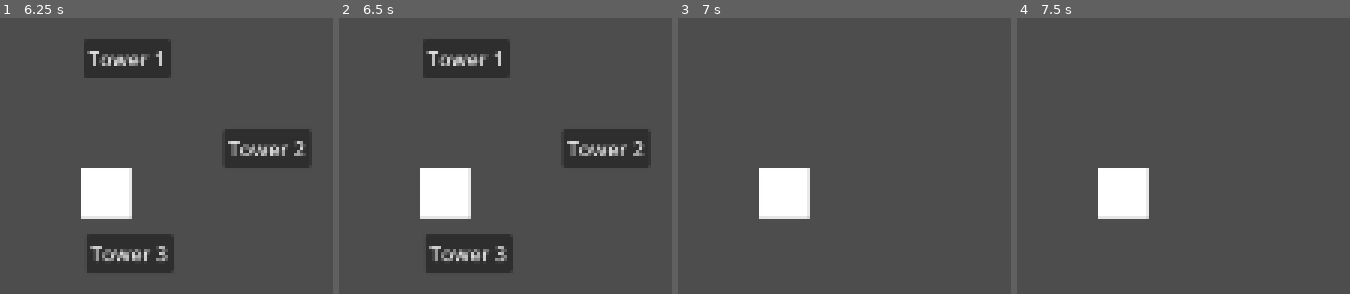
Above: before the commit, frames 1-4 (left to right).
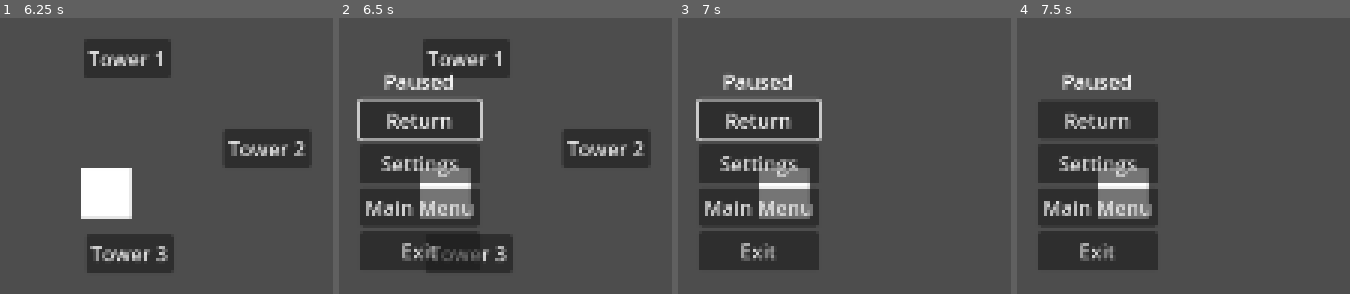
Above: after the commit, the same moments.

Repository: OmegaGiven/GAMEJAM15
Game: Godot game, scene res://scenes/Tutorial/Tutorial.tscn
Two runs of this game, one before a commit and one after it. Both use one fixed random seed, a clock stepped at 60 frames per second and the inputs below. This scene is started directly instead of the project's main scene.
Inputs (mouse positions are in pixels of both pictures, inside the frame that each line leads up to):
- Up to frame 1 (6.25 s): tap Enter (ui_accept) at 0.5, 0.77, 1.25, 1.52, 2, 5, 5.27, 5.75, 6.02 s; move the mouse to (outside the picture) at 0.52 s; hold Right (ui_right) 0.53-1.28 s; tap Ctrl at 0.6 s; click (outside the picture) at 0.67 s; move the mouse to (outside the picture) at 1.27 s; hold Down (ui_down) 1.28-2.03 s; tap Space at 1.35 s; move the mouse to (outside the picture) at 2.02 s; hold Right (ui_right) 2.03-2.75 s; tap R at 2.1 s; click "Tower 1" at 2.75 s; click "Tower 2" at 3.5 s; click "Tower 3" at 4.25 s; move the mouse to (outside the picture) at 5.02 s; hold Up (ui_up) 5.03-5.78 s; tap E at 5.1 s; click (outside the picture) at 5.17 s; move the mouse to (outside the picture) at 5.77 s; hold Left (ui_left) from 5.78 s (still down); tap Z at 5.85 s
- Up to frame 2 (6.5 s): keep holding Left (ui_left); tap Escape (ui_cancel) at 6.4 s
- Up to frame 3 (7 s): keep holding Left (ui_left); move the mouse to (outside the picture) at 6.52 s; tap R at 6.6 s
- Up to frame 4 (7.5 s): move the mouse to (1216, 167) at 7.27 s; release Left (ui_left) at 7.28 s; hold Down (ui_down) from 7.28 s (still down); tap E at 7.35 s; click (1216, 167) at 7.42 s

Frame 1 is identical in both runs. In frame 2, 19% of the frame differs, in the area x 5-44%, y 20-92%; in frame 3, 20%; in frame 4, 19%.

Commit message:
finally can revert back to main menu from match or tutorial scene

Diff:
--- a/global scripts/GamePaths.gd
+++ b/global scripts/GamePaths.gd
@@ -4,6 +4,7 @@
 #LEVELS
 @export var arcade_match 	= "res://scenes/Arcade Level/Arcade Match.tscn"
 @export var tutorial_level	= "res://scenes/Tutorial/Tutorial.tscn"
+@export var main_menu 		= "res://scenes/Menu Scenes/MainMenu.tscn"
 
 
 #OBJECTS
@@ -12,4 +13,4 @@
 
 
 #UI
-@export var BuildMenu 		= "res://scenes/BuildMenu.tscn"
+@export var BuildMenu 		= "res://scenes/ui_elements/BuildMenu.tscn"
--- a/global scripts/MultiplayerControls.gd
+++ b/global scripts/MultiplayerControls.gd
@@ -242,7 +242,7 @@
 		right_button_action_event = InputEventJoypadButton.new()
 		right_button_action_event.device = player_index
 		right_button_action_event.button_index = JOY_BUTTON_B
-		InputMap.action_add_event("ui_cancel", right_button_action_event)
+		#InputMap.action_add_event("ui_cancel", right_button_action_event)
 		InputMap.action_add_event(right_button_action, right_button_action_event)
 
 		var bottom_button_action: String
@@ -282,6 +282,7 @@
 		menu_action_event.device = player_index
 		menu_action_event.button_index = JOY_BUTTON_START
 		InputMap.action_add_event(menu_action, menu_action_event)
+		InputMap.action_add_event("ui_cancel", menu_action_event)
 
 		var back_action: String
 		var back_action_event: InputEventJoypadButton
--- a/global scripts/SplitScreenFunctionality.gd
+++ b/global scripts/SplitScreenFunctionality.gd
@@ -1,36 +1,43 @@
 extends Node
 
-var player_characters := {}
+@onready var player_characters := {}
 @onready var scene_splitscreen = HBoxContainer.new()
+
 
 func add_splitscreen_to_scene():
 	for player in MultiplayerControls.players:
 		# replace this scene with needed scene for split screen
 		if player not in get_tree().get_first_node_in_group("LEVELS").get_children(): #  $HBoxContainer/SubViewportContainer/SubViewport/Level
 			get_tree().get_first_node_in_group("LEVELS").add_child(player) # puts player in level $HBoxContainer/SubViewportContainer/SubViewport/Level
-			print("Initalizing splitscreen for player {n}".format({"n": player.device_num}))
-			var player_viewport_container = SubViewportContainer.new()
-			scene_splitscreen.add_child(player_viewport_container)
-			var player_viewport = SubViewport.new()# create new viewport for player
-			player_viewport_container.add_child(player_viewport)
-			var player_camera = Camera2D.new()# create new camera to go in viewport
-			player_viewport.add_child(player_camera)
-			player_viewport.world_2d = get_tree().get_first_node_in_group("GAME_VIEWPORT").world_2d # $HBoxContainer/SubViewportContainer/SubViewport
-			player_characters[player.device_num]={
-								"container" = player_viewport_container,
-								"viewport" = player_viewport,#put dynamically created viewport here
-								"camera" = player_camera,#put dynamic camera here
-								"player" = player,
-							}
+			print("Placing Player in scene: {n}".format({"n": player.device_num}))
+			if player_characters.get(player.device_num) == null:
+				print("Creating splitscreen for palyer")
+				var player_viewport_container = SubViewportContainer.new()
+				scene_splitscreen.add_child(player_viewport_container)
+				var player_viewport = SubViewport.new()# create new viewport for player
+				player_viewport_container.add_child(player_viewport)
+				var player_camera = Camera2D.new()# create new camera to go in viewport
+				player_viewport.add_child(player_camera)
+				player_viewport.world_2d = get_tree().get_first_node_in_group("GAME_VIEWPORT").world_2d # $HBoxContainer/SubViewportContainer/SubViewport
+				print("2d word: ", player_viewport.world_2d)
+				player_characters[player.device_num]={
+									"container" = player_viewport_container,
+									"viewport" = player_viewport,#put dynamically created viewport here
+									"camera" = player_camera,#put dynamic camera here
+									"player" = player,
+								}
 
-			var s = size()
-			if s == null:
-				pass #todo for if we want to incoorperate 4+ players with no split screen
+				var s = size()
+				if s == null:
+					pass #todo for if we want to incoorperate 4+ players with no split screen
+				else:
+					#go back through and resize all players viewports to new sizing.
+					for x in player_characters:
+						player_characters[x]["viewport"].size = Vector2(s[0],s[1])
+				#self.add_child(player) #for putting player
 			else:
-				#go back through and resize all players viewports to new sizing.
-				for x in player_characters:
-					player_characters[x]["viewport"].size = Vector2(s[0],s[1])
-			#self.add_child(player) #for putting player
+				player_characters[player.device_num]["viewport"].world_2d = get_tree().get_first_node_in_group("GAME_VIEWPORT").world_2d # $HBoxContainer/SubViewportContainer/SubViewport
+
 
 func size():
 	var x = Settings.resolution_x
--- a/scenes/Arcade Level/Arcade Match.gd
+++ b/scenes/Arcade Level/Arcade Match.gd
@@ -1,5 +1,7 @@
 extends Node2D
+
 
 func _ready():
 	self.add_child(SplitScreenFunctionality.scene_splitscreen)
 	SplitScreenFunctionality.add_splitscreen_to_scene()
+	$HBoxContainer/SubViewportContainer/PauseMenu.hide()
--- a/scenes/Arcade Level/Arcade Match.tscn
+++ b/scenes/Arcade Level/Arcade Match.tscn
@@ -1,7 +1,8 @@
-[gd_scene load_steps=3 format=3 uid="uid://i6j70rwhfqo1"]
+[gd_scene load_steps=4 format=3 uid="uid://i6j70rwhfqo1"]
 
 [ext_resource type="Script" path="res://scenes/Arcade Level/Arcade Match.gd" id="1_esohd"]
 [ext_resource type="PackedScene" uid="uid://iofifbdvmwp7" path="res://scenes/Arcade Level/Level.tscn" id="2_3lmj7"]
+[ext_resource type="PackedScene" uid="uid://mu7emlxphf7w" path="res://scenes/ui_elements/PauseMenu.tscn" id="3_bcq2k"]
 
 [node name="ArcadeMatch" type="Node2D"]
 script = ExtResource("1_esohd")
@@ -24,3 +25,5 @@
 [node name="Camera2D" type="Camera2D" parent="HBoxContainer/SubViewportContainer/SubViewport"]
 
 [node name="Level" parent="HBoxContainer/SubViewportContainer/SubViewport" groups=["LEVELS"] instance=ExtResource("2_3lmj7")]
+
+[node name="PauseMenu" parent="HBoxContainer/SubViewportContainer" groups=["LEVELS"] instance=ExtResource("3_bcq2k")]
--- a/scenes/Menu Scenes/ArcadeMenu.gd
+++ b/scenes/Menu Scenes/ArcadeMenu.gd
@@ -24,6 +24,7 @@
 		$VBoxContainer/Difficulty.grab_focus()
 	return
 
+
 func _on_start_match_pressed():
 	MultiplayerControls.in_main_menu = false
 	get_tree().change_scene_to_file(GamePaths.arcade_match)
--- a/scenes/Objects/gold.gd
+++ b/scenes/Objects/gold.gd
@@ -17,5 +17,4 @@
 
 
 func _on_animated_sprite_2d_animation_finished():
-	print("finished animation")
 	animated_sprite.play("idle_animation")
--- a/scenes/Tutorial/Tutorial.gd
+++ b/scenes/Tutorial/Tutorial.gd
@@ -4,3 +4,4 @@
 	Settings.current_level = $"."
 	self.add_child(SplitScreenFunctionality.scene_splitscreen)
 	SplitScreenFunctionality.add_splitscreen_to_scene()
+	$HBoxContainer/SubViewportContainer/PauseMenu.hide()
--- a/scenes/Tutorial/Tutorial.tscn
+++ b/scenes/Tutorial/Tutorial.tscn
@@ -1,7 +1,8 @@
-[gd_scene load_steps=3 format=3 uid="uid://cfhehull51mai"]
+[gd_scene load_steps=4 format=3 uid="uid://cfhehull51mai"]
 
 [ext_resource type="PackedScene" uid="uid://cb8ebr1sk20qg" path="res://scenes/Tutorial/Tutorial Level.tscn" id="1_503yf"]
 [ext_resource type="Script" path="res://scenes/Tutorial/Tutorial.gd" id="1_en3mn"]
+[ext_resource type="PackedScene" uid="uid://mu7emlxphf7w" path="res://scenes/ui_elements/PauseMenu.tscn" id="3_baegg"]
 
 [node name="Tutorial" type="Node2D"]
 script = ExtResource("1_en3mn")
@@ -23,4 +24,6 @@
 
 [node name="Camera2D" type="Camera2D" parent="HBoxContainer/SubViewportContainer/SubViewport"]
 
-[node name="TutorialLevel" parent="HBoxContainer/SubViewportContainer/SubViewport/Camera2D" instance=ExtResource("1_503yf")]
+[node name="TutorialLevel" parent="HBoxContainer/SubViewportContainer/SubViewport" instance=ExtResource("1_503yf")]
+
+[node name="PauseMenu" parent="HBoxContainer/SubViewportContainer" instance=ExtResource("3_baegg")]
--- a/scenes/BuildMenu.tscn
+++ b/scenes/ui_elements/BuildMenu.tscn
@@ -1,6 +1,6 @@
 [gd_scene load_steps=2 format=3 uid="uid://b1wkerubr42pi"]
 
-[ext_resource type="Script" path="res://scenes/BuildMenu.gd" id="1_4po0p"]
+[ext_resource type="Script" path="res://scenes/ui_elements/BuildMenu.gd" id="1_4po0p"]
 
 [node name="BuildMenu" type="CanvasLayer" groups=["ui_element"]]
 script = ExtResource("1_4po0p")
--- /dev/null
+++ b/scenes/ui_elements/PauseMenu.gd
@@ -0,0 +1,26 @@
+extends CanvasLayer
+
+
+func _input(event):
+	if event.is_action_pressed("ui_cancel"):
+		self.visible = !visible
+
+
+
+func _on_exit_pressed():
+	get_tree().quit()
+
+
+func _on_main_menu_pressed():
+	MultiplayerControls.in_main_menu = true
+	var level = get_tree().get_first_node_in_group("LEVELS")
+	for x in MultiplayerControls.players:
+		level.remove_child(x)
+	$"../../..".remove_child(SplitScreenFunctionality.scene_splitscreen)
+	get_tree().change_scene_to_file(GamePaths.main_menu)
+
+
+
+func _on_visibility_changed():
+	if visible:
+		$VBoxContainer/Return.grab_focus()
--- /dev/null
+++ b/scenes/ui_elements/PauseMenu.tscn
@@ -0,0 +1,44 @@
+[gd_scene load_steps=2 format=3 uid="uid://mu7emlxphf7w"]
+
+[ext_resource type="Script" path="res://scenes/ui_elements/PauseMenu.gd" id="1_u3k1v"]
+
+[node name="PauseMenu" type="CanvasLayer"]
+script = ExtResource("1_u3k1v")
+
+[node name="VBoxContainer" type="VBoxContainer" parent="."]
+anchors_preset = 8
+anchor_left = 0.5
+anchor_top = 0.5
+anchor_right = 0.5
+anchor_bottom = 0.5
+offset_left = -20.0
+offset_top = -20.0
+offset_right = 20.0
+offset_bottom = 20.0
+grow_horizontal = 2
+grow_vertical = 2
+
+[node name="Label" type="Label" parent="VBoxContainer"]
+layout_mode = 2
+text = "Paused"
+horizontal_alignment = 1
+
+[node name="Return" type="Button" parent="VBoxContainer"]
+layout_mode = 2
+text = "Return"
+
+[node name="Settings" type="Button" parent="VBoxContainer"]
+layout_mode = 2
+text = "Settings"
+
+[node name="Main Menu" type="Button" parent="VBoxContainer"]
+layout_mode = 2
+text = "Main Menu"
+
+[node name="Exit" type="Button" parent="VBoxContainer"]
+layout_mode = 2
+text = "Exit"
+
+[connection signal="visibility_changed" from="." to="." method="_on_visibility_changed"]
+[connection signal="pressed" from="VBoxContainer/Main Menu" to="." method="_on_main_menu_pressed"]
+[connection signal="pressed" from="VBoxContainer/Exit" to="." method="_on_exit_pressed"]
Renamed: scenes/BuildMenu.gd -> scenes/ui_elements/BuildMenu.gd
